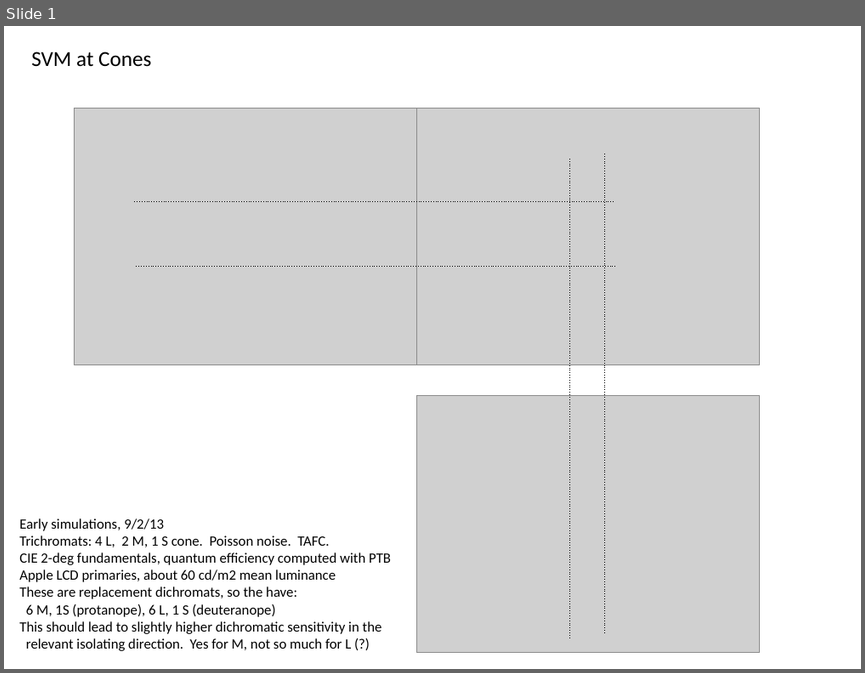
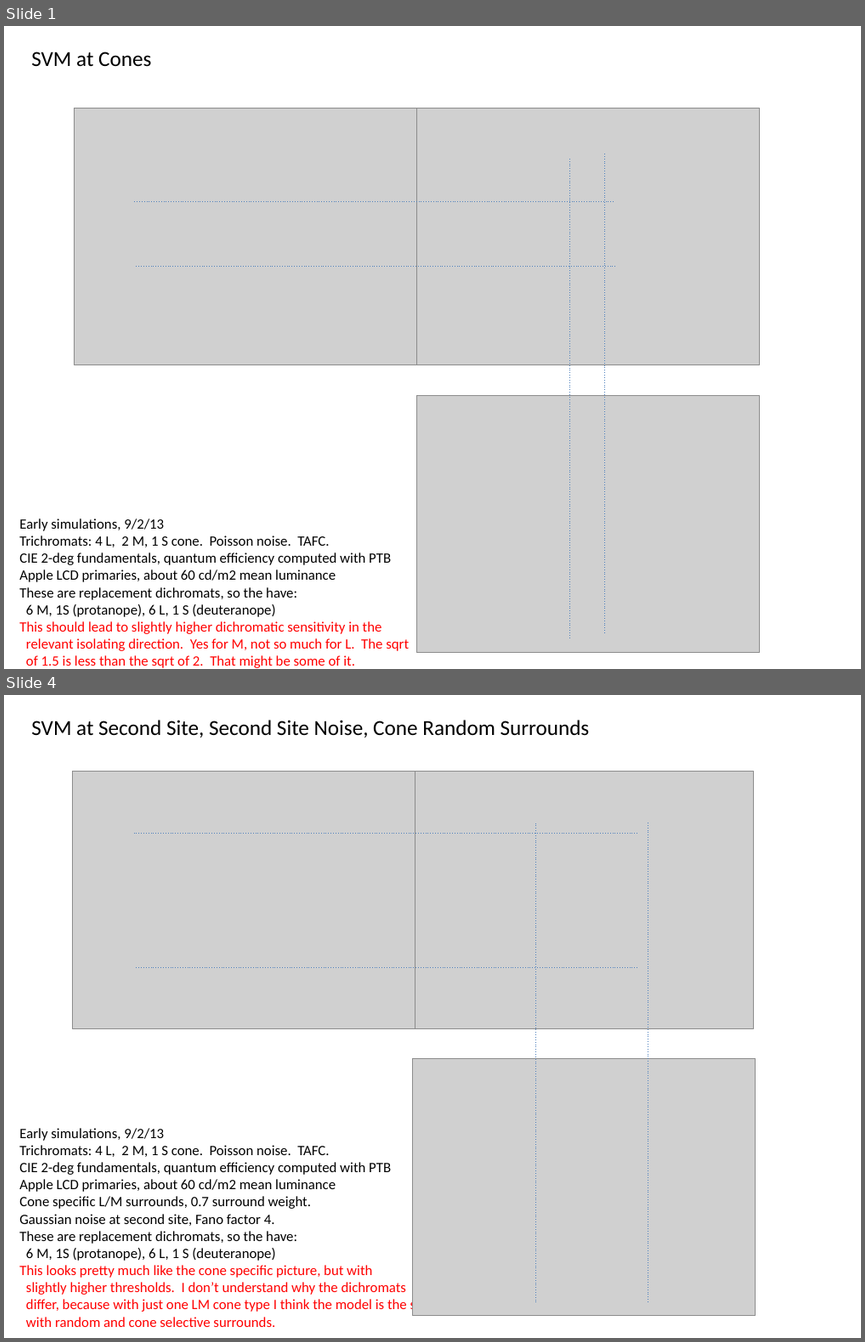
Before and after one commit to isetbio/computationaleyebrain, a slide deck: colorContours/presentations/EarlyResultsSeptember2013.pptx. Shown one above the other, each under a label of ours: slide 1 before the commit, slides 1 and 4 after it; the slides between them are not shown. The pictures are 865x673 and 865x1342 pixels, drawn with LibreOffice and Linux fonts; fonts in the diff are those of the drawing; grey boxes stand for pictures. Boxes give left, top, right and bottom in pixels: in the first picture for what was removed or moved away, otherwise in the second. Text is boxed around its words. In the diff, an @@ line names an element or a change of style, - is before the commit and + after.

Commit message:
Updated with additional simulations.

```diff
--- a/colorContours/presentations/EarlyResultsSeptember2013.pptx
+++ b/colorContours/presentations/EarlyResultsSeptember2013.pptx
@@ slide 4 added at [4, 695, 861, 1338], background #FFFFFF @@
@@ text added at [31, 720, 590, 737], 18 pt, text #000000 @@
+SVM at Second Site, Second Site Noise, Cone Random Surrounds
@@ picture added at [73, 771, 415, 1028] @@
@@ picture added at [411, 771, 754, 1028] @@
@@ line added from (535, 1303) to (535, 822), #4F81BD 0.5 pt dashed @@
@@ line added from (647, 1302) to (647, 822), #4F81BD 0.5 pt dashed @@
@@ line added from (637, 833) to (133, 833), #4F81BD 0.5 pt dashed @@
@@ line added from (637, 968) to (135, 968), #4F81BD 0.5 pt dashed @@
@@ picture added at [413, 1058, 755, 1315] @@
@@ text added at [19, 1128, 441, 1327], 12 pt, text #000000 @@
+Early simulations, 9/2/13
+Trichromats: 4 L, 2 M, 1 S cone. Poisson noise. TAFC.
+CIE 2-deg fundamentals, quantum efficiency computed with PTB
+Apple LCD primaries, about 60 cd/m2 mean luminance
+Cone specific L/M surrounds, 0.7 surround weight.
+Gaussian noise at second site, Fano factor 4.
+These are replacement dichromats, so the have:
+6 M, 1S (protanope), 6 L, 1 S (deuteranope)
+This looks pretty much like the cone specific picture, but with
+slightly higher thresholds. I don’t understand why the dichromats
+differ, because with just one LM cone type I think the model is the same
+with random and cone selective surrounds.
@@ slide 1 changed as well @@
@@ line (605, 633) - (605, 153): stroke #000000 0.5 pt dashed to #4F81BD 0.5 pt dashed @@
@@ line (570, 638) - (570, 158): stroke #000000 0.5 pt dashed to #4F81BD 0.5 pt dashed @@
@@ line (613, 201) - (133, 201): stroke #000000 0.5 pt dashed to #4F81BD 0.5 pt dashed @@
@@ line (615, 266) - (135, 266): stroke #000000 0.5 pt dashed to #4F81BD 0.5 pt dashed @@
@@ text at [19, 621, 382, 634]: text colour #000000 to #FF0000 in "This should lead to slightly higher dichromatic ..." @@
@@ text at [26, 638, 409, 668]: text changed; text colour #000000 to #FF0000 @@
-relevant isolating direction. Yes for M, not so much for L (?)
+relevant isolating direction. Yes for M, not so much for L. The sqrt
+of 1.5 is less than the sqrt of 2. That might be some of it.
```
Also in this commit, not shown: 2 other slides changed, 1 other slide added.
